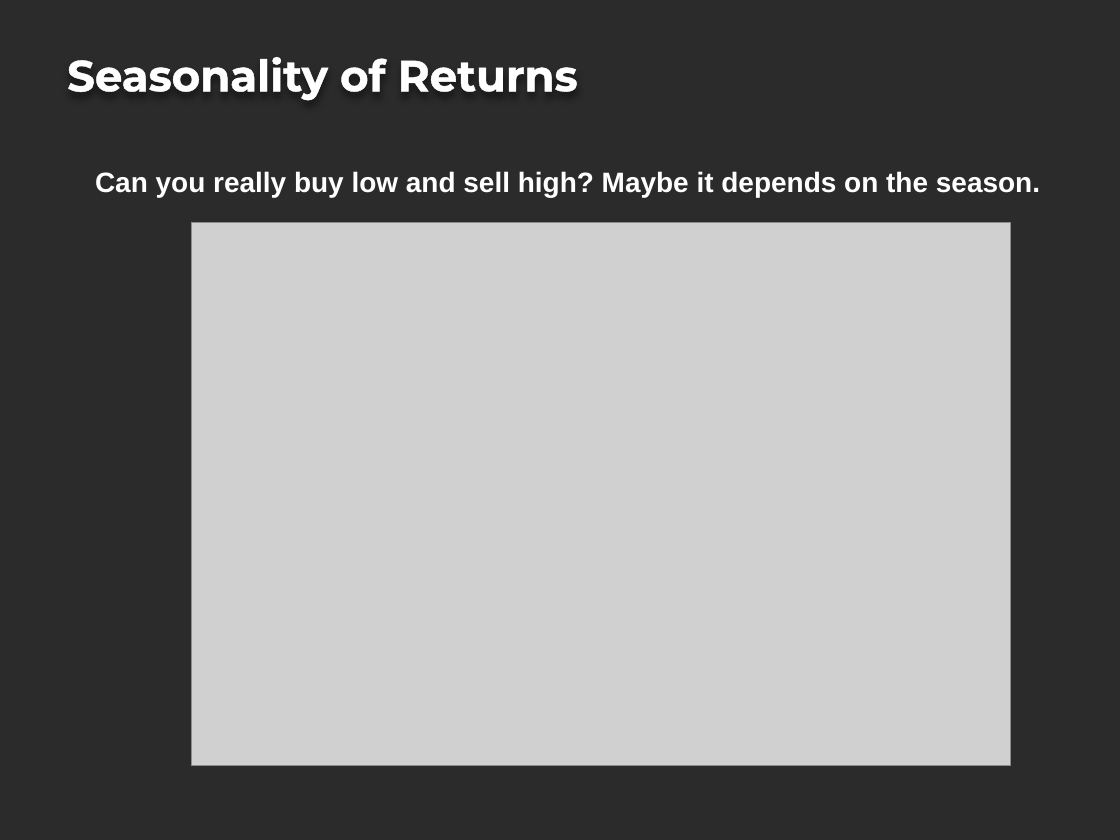
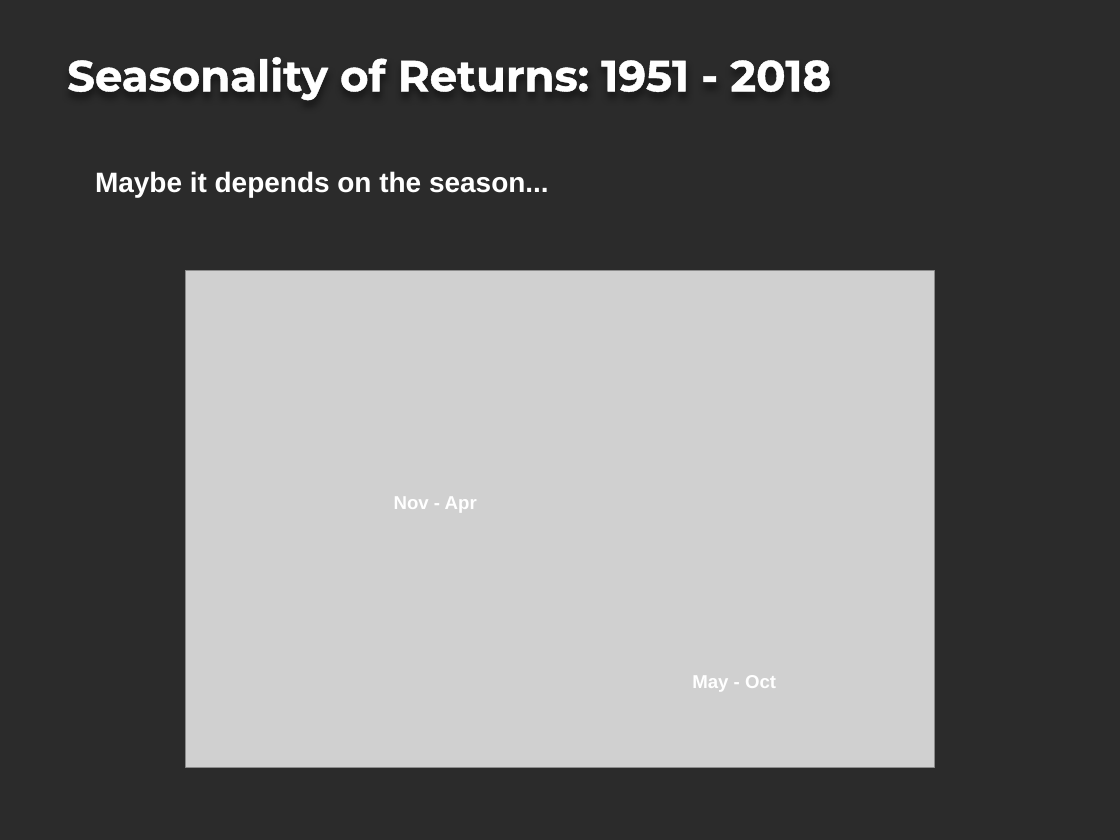
Before and after one commit to projectoneda/projectone, a slide deck: slide 3 of Portfolio Strategy Project.pptx (slide 2 before the commit). Drawn at 1120x840 pixels with LibreOffice and Linux fonts; fonts in the diff are those of the drawing; grey boxes stand for pictures; background and template pictures are left out; a plain dark background stands for a picture behind light text. Boxes give left, top, right and bottom in pixels: in the first picture for what was removed or moved away, otherwise in the second. Text is boxed around its words. In the diff, an @@ line names an element or a change of style, - is before the commit and + after.

Commit message:
PPT update

```diff
--- a/Portfolio Strategy Project.pptx
+++ b/Portfolio Strategy Project.pptx
@@ title at [67,57,831,101]: text changed @@
-Seasonality of Returns
+Seasonality of Returns: 1951 - 2018
@@ text at [95,171,549,197]: text changed @@
-Can you really buy low and sell high? Maybe it depends on the season.
+Maybe it depends on the season...
@@ picture: place and size @@
-picture at [192,223,1010,766]
+picture at [186,271,935,768]
@@ text added at [394,497,477,512], 12 pt, text #FFFFFF, bold @@
+Nov - Apr
@@ text added at [692,675,776,691], 12 pt, text #FFFFFF, bold @@
+May - Oct
```
Also in this commit, not shown: 1 slide added.
